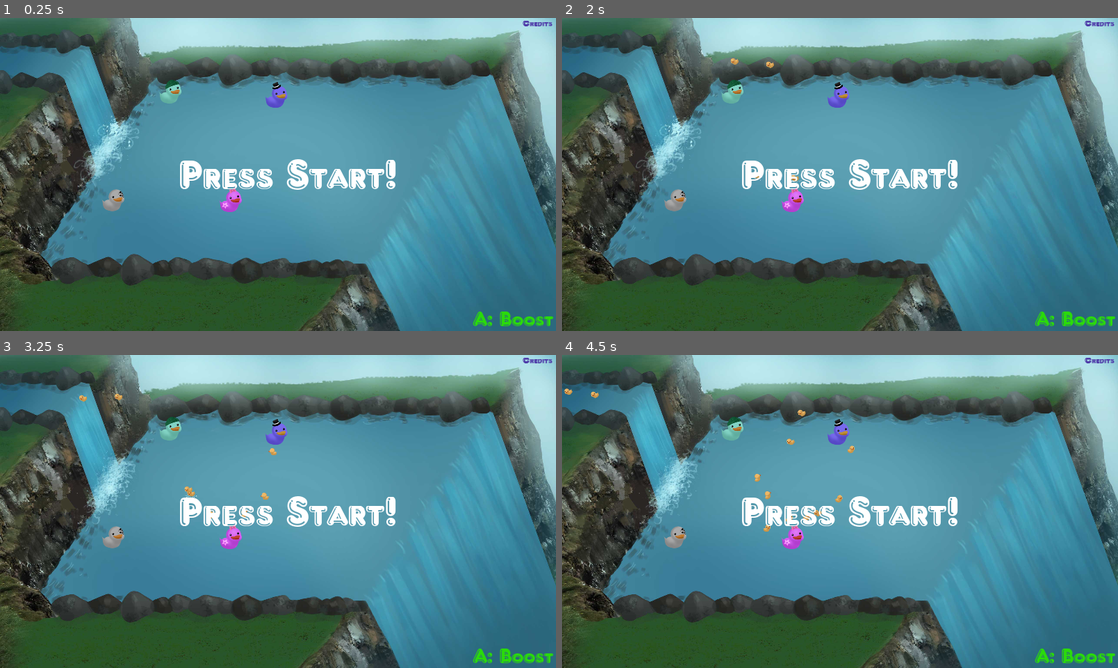
Above: before the commit, frames 1-4 (two rows, left to right).
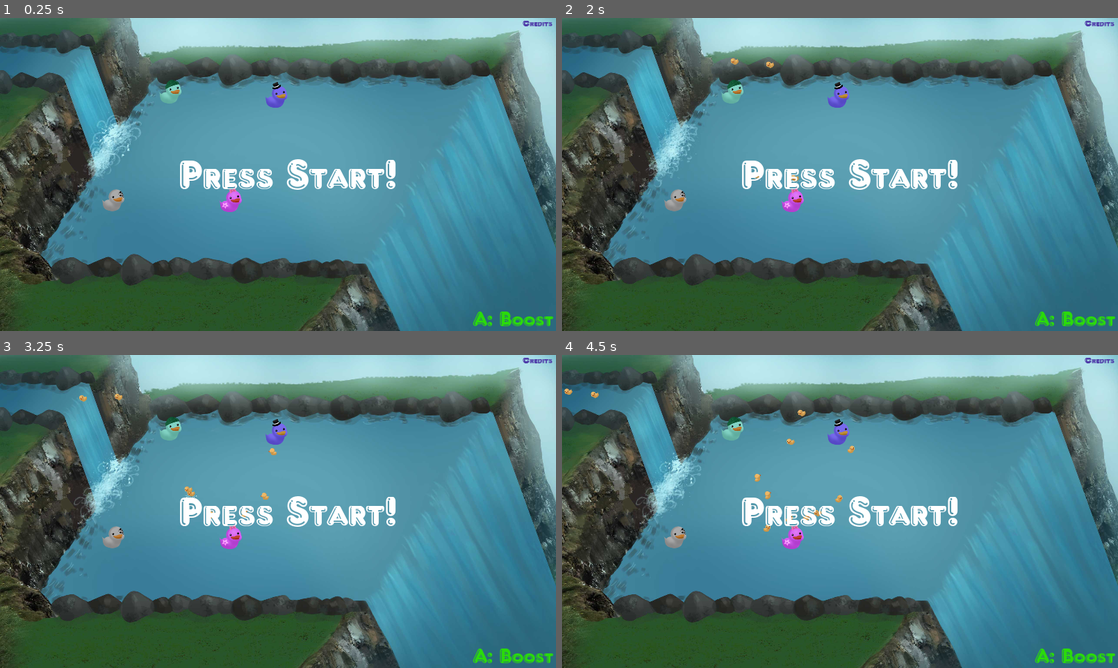
Above: after the commit, the same moments.

Repository: TeamAwesomeTOJam/ducks
Game: Godot game, scene res://Game.tscn
Same seed, same stepped clock (60 frames per second), same inputs: the game is played once before the commit and once after it.
Inputs:
- Up to frame 1 (0.25 s): no input
- Up to frame 2 (2 s): tap Enter (p0duck) at 0.5, 0.6, 1.25, 1.35 s
- Up to frame 3 (3.25 s): tap Enter (p0duck) at 2, 2.1, 2.75, 2.85 s
- Up to frame 4 (4.5 s): tap Enter (p0duck) at 3.5, 3.6, 4.25, 4.35 s

The runs differ from the first frame. In frame 1, 0.8% of the frame differs, in the area x 13-92%, y 17-83%; in frame 2, 0.8%; in frame 3, 0.8%; in frame 4, 0.8%.

Commit message:
tighten up the boost

Diff:
--- a/Game.tscn
+++ b/Game.tscn
@@ -66,7 +66,7 @@
 
 frames = SubResource( 1 )
 animation = "loop"
-frame = 4
+frame = 5
 playing = true
 offset = Vector2( 1280, 720 )
 _sections_unfolded = [ "Z Index" ]
@@ -75,24 +75,32 @@
 
 position = Vector2( 782.234, 364.195 )
 _sections_unfolded = [ "Collision", "Linear", "Transform", "Z Index" ]
+BOOST_FACTOR = 8.0
+BOOST_WAIT_TIME = 2.0
 Splash = ExtResource( 10 )
 
 [node name="Player1" parent="." index="2" instance=ExtResource( 2 )]
 
 position = Vector2( 518.883, 859.082 )
 PLAYER_NUMBER = 1
+BOOST_FACTOR = 8.0
+BOOST_WAIT_TIME = 2.0
 Splash = ExtResource( 10 )
 
 [node name="Player2" parent="." index="3" instance=ExtResource( 2 )]
 
 position = Vector2( 1059.79, 863.864 )
 PLAYER_NUMBER = 2
+BOOST_FACTOR = 8.0
+BOOST_WAIT_TIME = 2.0
 Splash = ExtResource( 10 )
 
 [node name="Player3" parent="." index="4" instance=ExtResource( 2 )]
 
 position = Vector2( 1270.39, 383.995 )
 PLAYER_NUMBER = 3
+BOOST_FACTOR = 8.0
+BOOST_WAIT_TIME = 2.0
 Splash = ExtResource( 10 )
 
 [node name="HUD" parent="." index="5" instance=ExtResource( 11 )]
